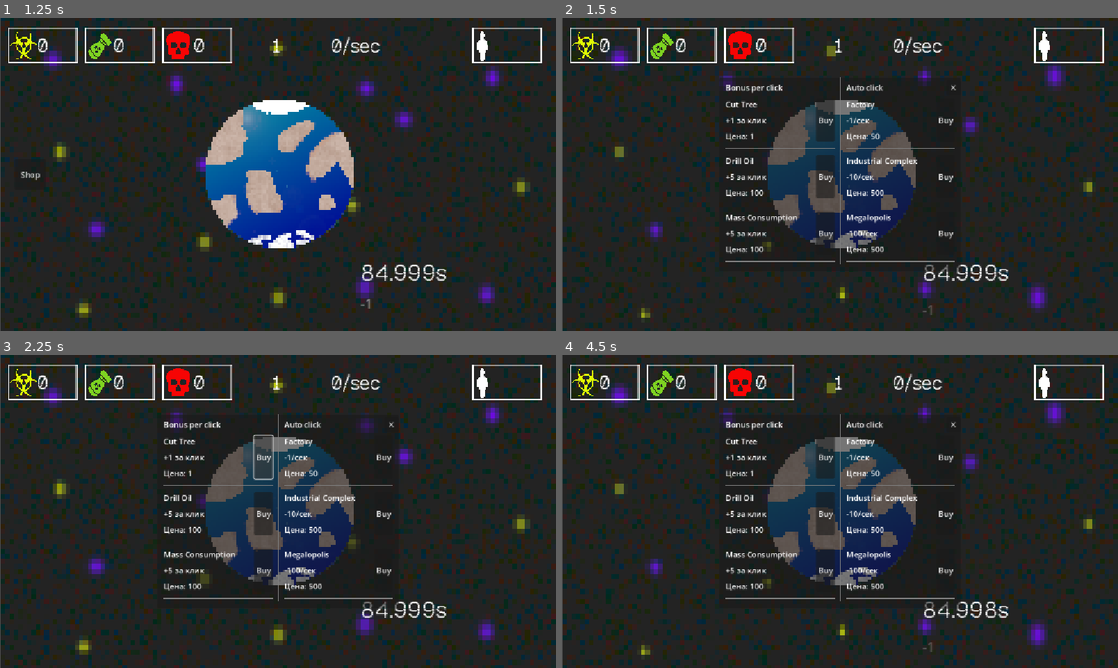
Above: before the commit, frames 1-4 (two rows, left to right).
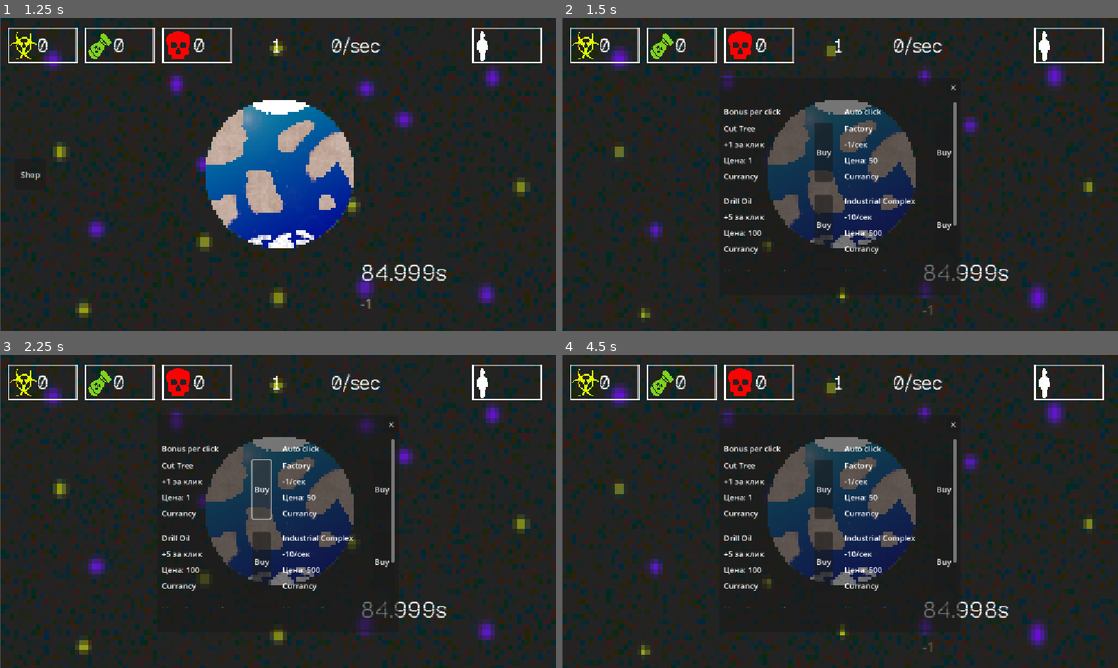
Above: after the commit, the same moments.

Repository: KvoERR/count-down-game
Game: Godot game, scene res://main.tscn
Two runs of this game, one before a commit and one after it. Both use one fixed random seed, a clock stepped at 60 frames per second and the inputs below.
Inputs (mouse positions are in pixels of both pictures, inside the frame that each line leads up to):
- Up to frame 1 (1.25 s): click (283, 174) at 0.5 s
- Up to frame 2 (1.5 s): click "Shop" at 1.25 s
- Up to frame 3 (2.25 s): click "Buy" at 2 s
- Up to frame 4 (4.5 s): click "✕" at 2.75 s; click (845, 511) at 3.5 s; click "Shop" at 4.25 s

Frame 1 is identical in both runs. In frame 2, 4.4% of the frame differs, in the area x 29-72%, y 18-89%; in frame 3, 4.4%; in frame 4, 4.4%.

Commit message:
Добавил scroll

Diff:
--- a/main.tscn
+++ b/main.tscn
@@ -85,59 +85,69 @@
 offset_left = -250.0
 offset_top = -200.0
 offset_right = 250.0
-offset_bottom = 200.0
-grow_horizontal = 2
-grow_vertical = 2
-
-[node name="Content" type="VBoxContainer" parent="Shop/ShopPanel" unique_id=735067614]
+offset_bottom = 250.0
+grow_horizontal = 2
+grow_vertical = 2
+
+[node name="ScrollContainer" type="ScrollContainer" parent="Shop/ShopPanel" unique_id=1469357629]
 layout_mode = 1
-anchors_preset = 5
+anchors_preset = 8
 anchor_left = 0.5
+anchor_top = 0.5
 anchor_right = 0.5
-offset_left = -108.5
-offset_right = 108.5
-offset_bottom = 40.0
-grow_horizontal = 2
+anchor_bottom = 0.5
+offset_left = -112.5
+offset_top = -175.0
+offset_right = 112.5
+offset_bottom = 175.0
+grow_horizontal = 2
+grow_vertical = 2
+horizontal_scroll_mode = 0
+
+[node name="Content" type="VBoxContainer" parent="Shop/ShopPanel/ScrollContainer" unique_id=735067614]
+layout_mode = 2
+size_flags_horizontal = 3
+size_flags_vertical = 3
 theme_override_constants/separation = 100
 
-[node name="Columns" type="HBoxContainer" parent="Shop/ShopPanel/Content" unique_id=920407680]
+[node name="Columns" type="HBoxContainer" parent="Shop/ShopPanel/ScrollContainer/Content" unique_id=920407680]
 layout_mode = 2
 theme_override_constants/separation = 10
 
-[node name="ClickColumn" type="VBoxContainer" parent="Shop/ShopPanel/Content/Columns" unique_id=1418396021]
-layout_mode = 2
-
-[node name="HSeparator2" type="HSeparator" parent="Shop/ShopPanel/Content/Columns/ClickColumn" unique_id=1130220032]
-layout_mode = 2
-
-[node name="BonusPerClick" type="Label" parent="Shop/ShopPanel/Content/Columns/ClickColumn" unique_id=656770296]
+[node name="ClickColumn" type="VBoxContainer" parent="Shop/ShopPanel/ScrollContainer/Content/Columns" unique_id=1418396021]
+layout_mode = 2
+
+[node name="HSeparator2" type="HSeparator" parent="Shop/ShopPanel/ScrollContainer/Content/Columns/ClickColumn" unique_id=1130220032]
+layout_mode = 2
+
+[node name="BonusPerClick" type="Label" parent="Shop/ShopPanel/ScrollContainer/Content/Columns/ClickColumn" unique_id=656770296]
 layout_mode = 2
 text = "Bonus per click"
 
-[node name="HSeparator" type="HSeparator" parent="Shop/ShopPanel/Content/Columns/ClickColumn" unique_id=1368937471]
-layout_mode = 2
-
-[node name="ClickList" type="VBoxContainer" parent="Shop/ShopPanel/Content/Columns/ClickColumn" unique_id=1923043095]
+[node name="HSeparator" type="HSeparator" parent="Shop/ShopPanel/ScrollContainer/Content/Columns/ClickColumn" unique_id=1368937471]
+layout_mode = 2
+
+[node name="ClickList" type="VBoxContainer" parent="Shop/ShopPanel/ScrollContainer/Content/Columns/ClickColumn" unique_id=1923043095]
 layout_mode = 2
 theme_override_constants/separation = 10
 
-[node name="VSeparator" type="VSeparator" parent="Shop/ShopPanel/Content/Columns" unique_id=857831960]
-layout_mode = 2
-
-[node name="AutoColumn" type="VBoxContainer" parent="Shop/ShopPanel/Content/Columns" unique_id=1755561017]
-layout_mode = 2
-
-[node name="HSeparator2" type="HSeparator" parent="Shop/ShopPanel/Content/Columns/AutoColumn" unique_id=110967927]
-layout_mode = 2
-
-[node name="AutoClick" type="Label" parent="Shop/ShopPanel/Content/Columns/AutoColumn" unique_id=1121322371]
+[node name="VSeparator" type="VSeparator" parent="Shop/ShopPanel/ScrollContainer/Content/Columns" unique_id=857831960]
+layout_mode = 2
+
+[node name="AutoColumn" type="VBoxContainer" parent="Shop/ShopPanel/ScrollContainer/Content/Columns" unique_id=1755561017]
+layout_mode = 2
+
+[node name="HSeparator2" type="HSeparator" parent="Shop/ShopPanel/ScrollContainer/Content/Columns/AutoColumn" unique_id=110967927]
+layout_mode = 2
+
+[node name="AutoClick" type="Label" parent="Shop/ShopPanel/ScrollContainer/Content/Columns/AutoColumn" unique_id=1121322371]
 layout_mode = 2
 text = "Auto click"
 
-[node name="HSeparator" type="HSeparator" parent="Shop/ShopPanel/Content/Columns/AutoColumn" unique_id=1102420493]
-layout_mode = 2
-
-[node name="Autolist" type="VBoxContainer" parent="Shop/ShopPanel/Content/Columns/AutoColumn" unique_id=576045225]
+[node name="HSeparator" type="HSeparator" parent="Shop/ShopPanel/ScrollContainer/Content/Columns/AutoColumn" unique_id=1102420493]
+layout_mode = 2
+
+[node name="Autolist" type="VBoxContainer" parent="Shop/ShopPanel/ScrollContainer/Content/Columns/AutoColumn" unique_id=576045225]
 layout_mode = 2
 theme_override_constants/separation = 10
 
--- a/scenes/upgrade_item.tscn
+++ b/scenes/upgrade_item.tscn
@@ -25,6 +25,10 @@
 layout_mode = 2
 text = "Cost: 10"
 
+[node name="Currancy" type="Label" parent="Info" unique_id=1286515368]
+layout_mode = 2
+text = "Currancy"
+
 [node name="BuyButton" type="Button" parent="." unique_id=1391862732]
 layout_mode = 2
 size_flags_horizontal = 10
--- a/shop.gd
+++ b/shop.gd
@@ -56,11 +56,11 @@
 		"value": -100,
 		"currency": "waste"
 
-	}
+	},
 ]
 
-@onready var click_list = $ShopPanel/Content/Columns/ClickColumn/ClickList
-@onready var auto_list = $ShopPanel/Content/Columns/AutoColumn/Autolist
+@onready var click_list = $ShopPanel/ScrollContainer/Content/Columns/ClickColumn/ClickList
+@onready var auto_list = $ShopPanel/ScrollContainer/Content/Columns/AutoColumn/Autolist
 
 
 func _ready():
